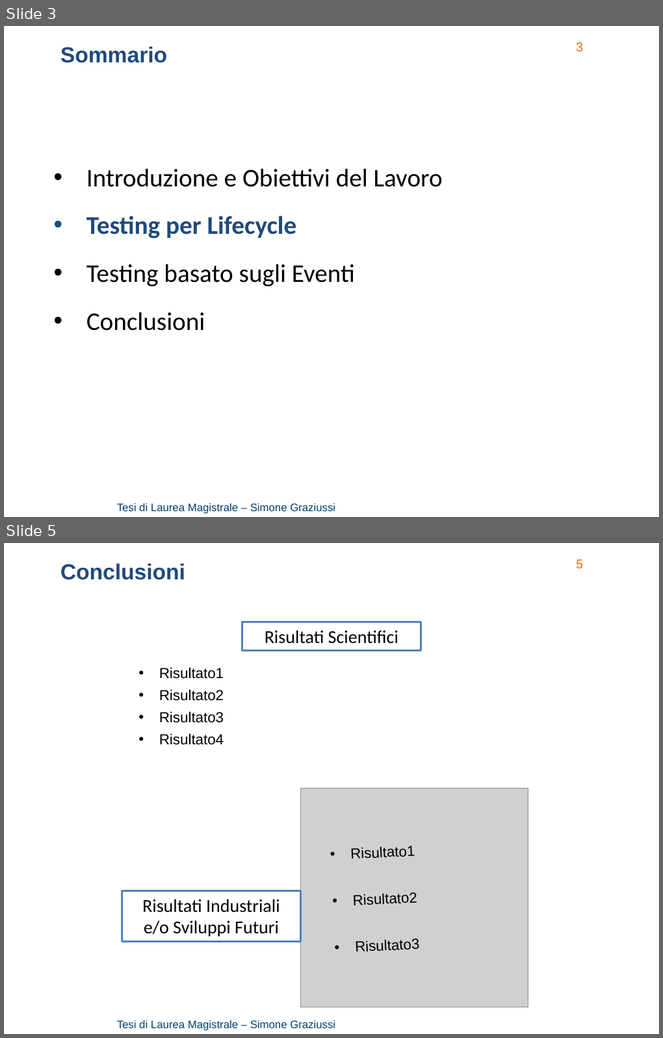
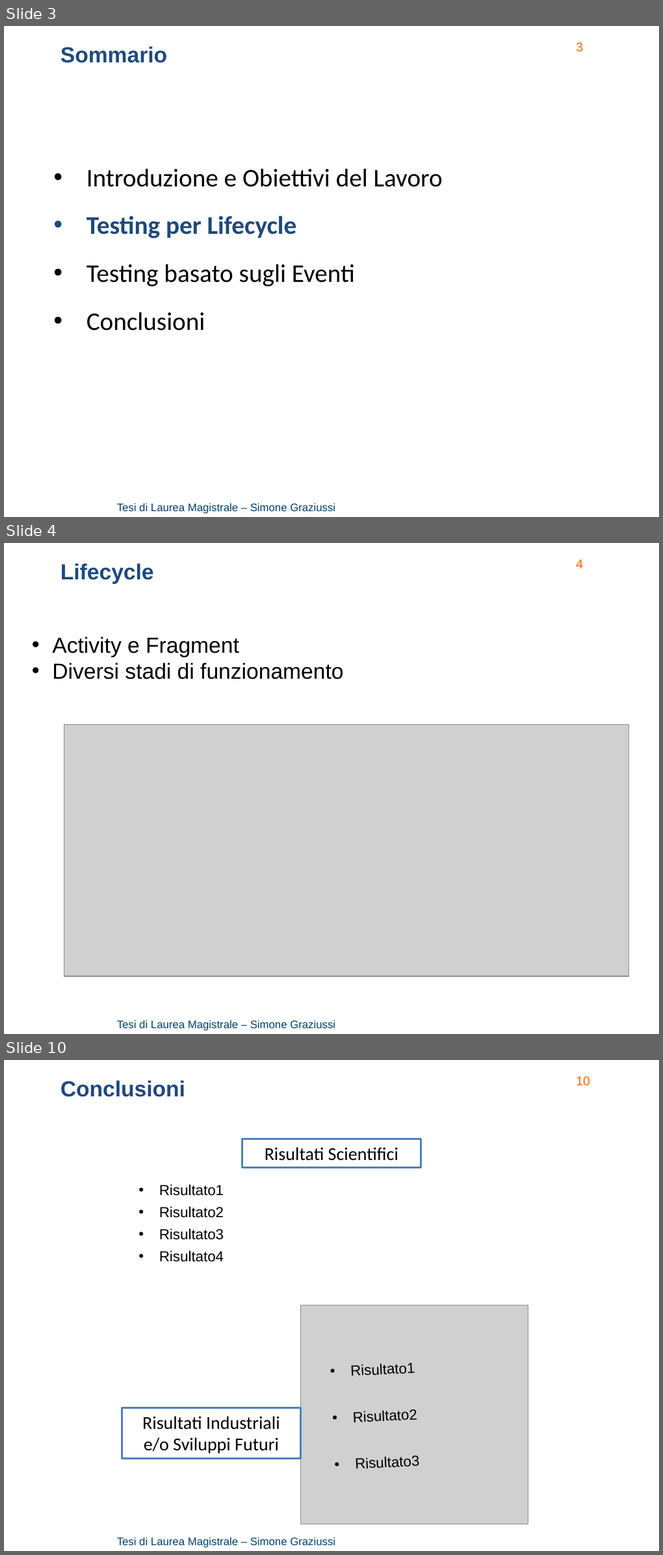
Before and after one commit to Simone3/Thesis, a slide deck: Presentation/Presentation.pptx. Shown one above the other, each under a label of ours: slides 3 and 5 before the commit, slides 3, 4 and 10 after it; the slides between them are not shown. The pictures are 663x1038 and 663x1555 pixels, drawn with LibreOffice and Linux fonts; fonts in the diff are those of the drawing; grey boxes stand for pictures; background and template pictures are left out. Boxes give left, top, right and bottom in pixels: in the first picture for what was removed or moved away, otherwise in the second. Text is boxed around its words. In the diff, an @@ line names an element or a change of style, - is before the commit and + after.

Commit message:
Presentation: preliminary version of lifecycle part

```diff
--- a/Presentation/Presentation.pptx
+++ b/Presentation/Presentation.pptx
@@ slide 4 added at bbox=[4, 543, 659, 1034], background picture (left out); not listed: 2 template elements that a slide beside it also shows @@
@@ text added at bbox=[61, 563, 154, 584], 24 pt, text #1F497D, bold @@
+Lifecycle
@@ text added at bbox=[52, 637, 343, 679], 24 pt, text #000000 @@
+• Activity e Fragment
+• Diversi stadi di funzionamento
@@ picture added at bbox=[64, 725, 629, 977] @@
@@ what was slide 5 is now slide 10 @@
@@ page number at bbox=[576, 1076, 590, 1086]: text changed @@
-5
+10
```
Also in this commit, not shown: 1 slide changed, 5 other slides added, 1 slide removed, 1 other file.
